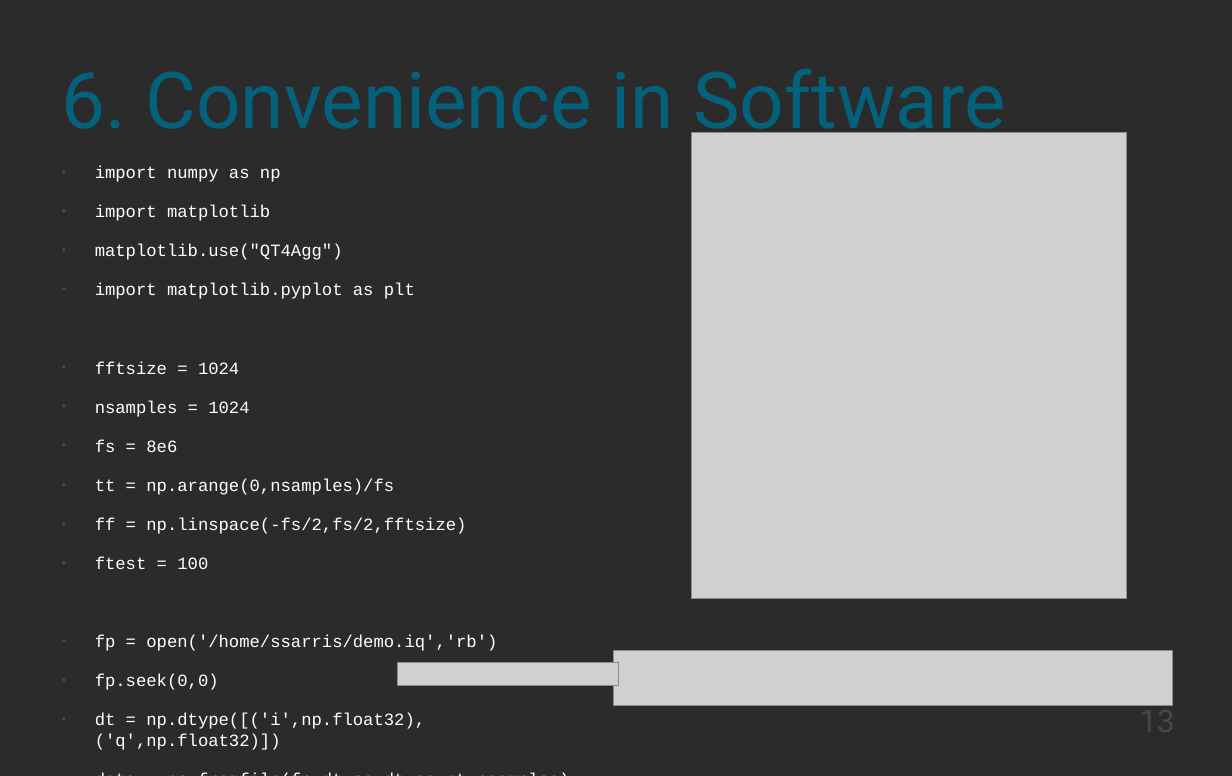
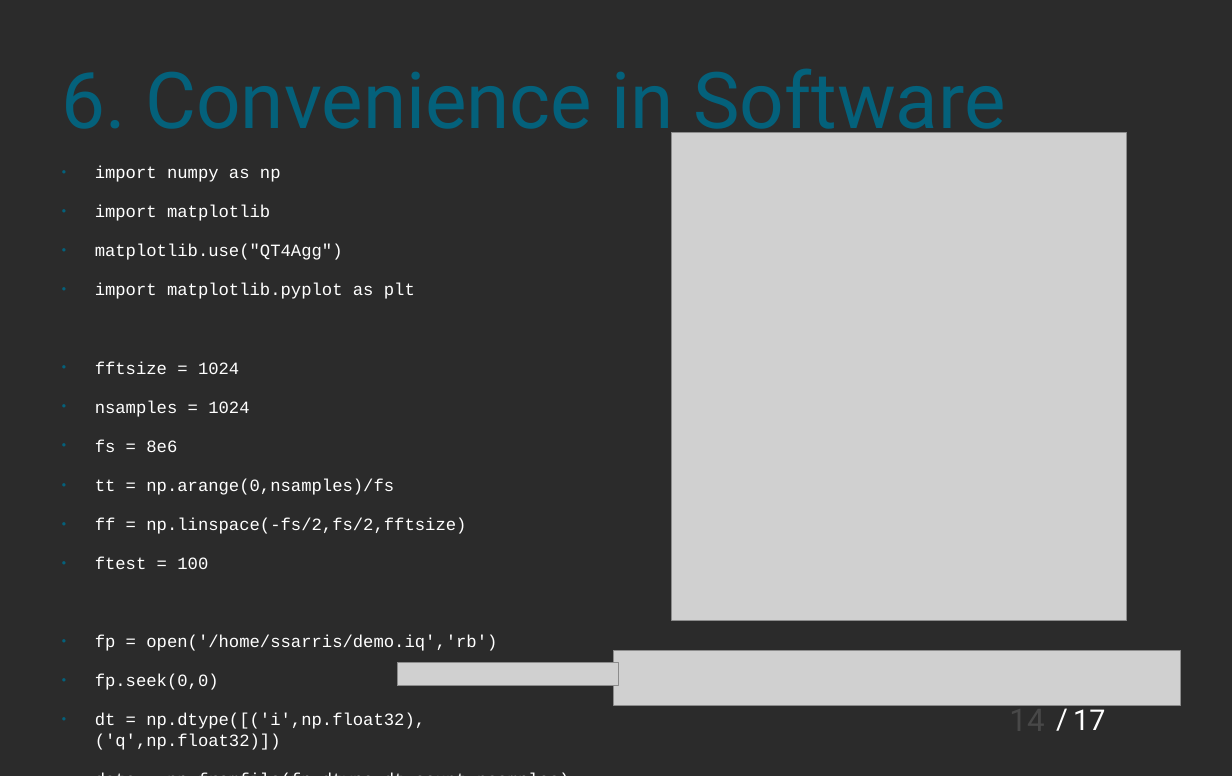
Before and after one commit to spiro-sarris/pres, a slide deck: slide 14 of rf_iq.odp (slide 13 before the commit). Drawn at 1232x776 pixels with LibreOffice and Linux fonts; fonts in the diff are those of the drawing; grey boxes stand for pictures; background and template pictures are left out; a plain dark background stands for a picture behind light text. Boxes give left, top, right and bottom in pixels: in the first picture for what was removed or moved away, otherwise in the second. Text is boxed around its words. In the diff, an @@ line names an element or a change of style, - is before the commit and + after.

```diff
--- a/rf_iq.odp
+++ b/rf_iq.odp
@@ picture: place and size @@
-picture at [692, 132, 1127, 598]
+picture at [671, 132, 1127, 621]
@@ picture: place and size @@
-picture at [614, 651, 1173, 705]
+picture at [614, 651, 1180, 705]
@@ text added at [1053, 695, 1077, 742], 22 pt, text #FFFFFF @@
+/
@@ text added at [1073, 704, 1105, 730], 22 pt, text #FFFFFF @@
+17
@@ page number removed at [1140, 703, 1175, 706] @@
-13
```
Also in this commit, not shown: 12 other slides changed, 4 slides added, 1 slide removed.
